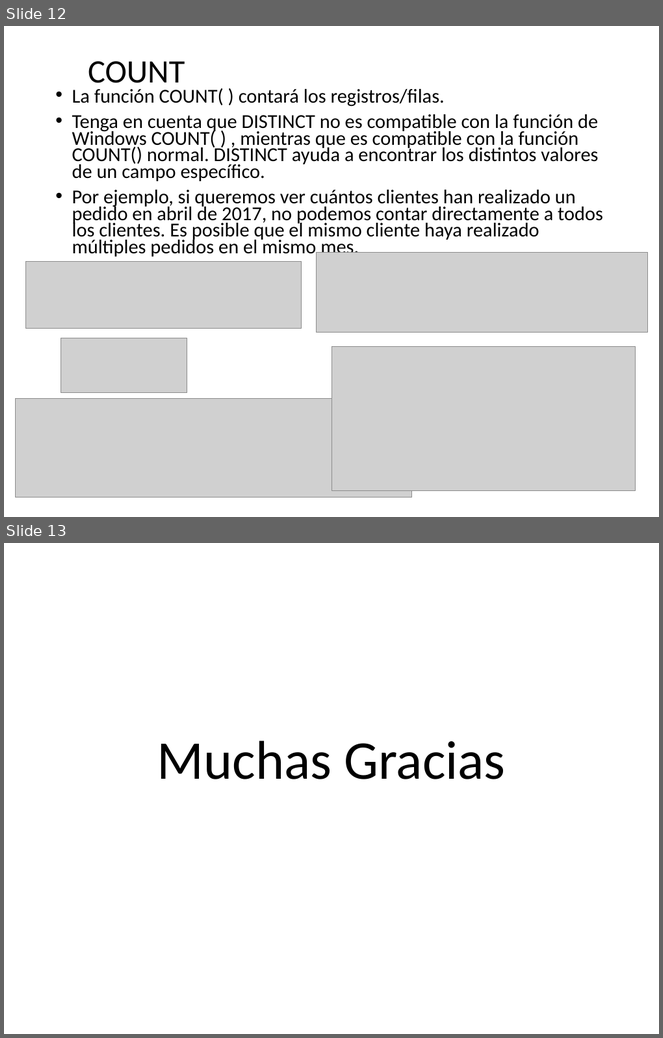
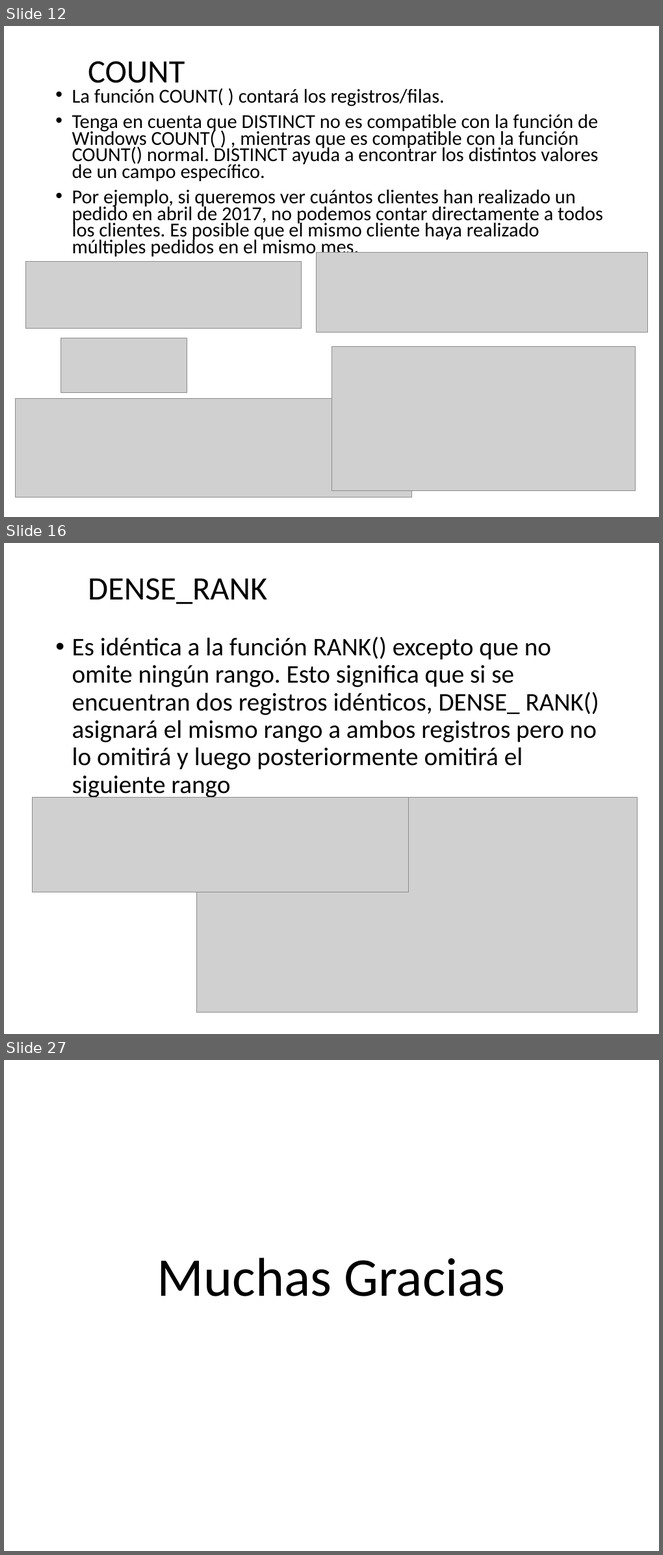
Before and after one commit to debsdaniel/expertodba2021, a slide deck: Presentaciones/Semana 8 - Windows Function.pptx. Shown one above the other, each under a label of ours: slides 12 and 13 before the commit, slides 12, 16 and 27 after it; the slides between them are not shown. The pictures are 663x1038 and 663x1555 pixels, drawn with LibreOffice and Linux fonts; fonts in the diff are those of the drawing; grey boxes stand for pictures; background and template pictures are left out. Boxes give left, top, right and bottom in pixels: in the first picture for what was removed or moved away, otherwise in the second. Text is boxed around its words. In the diff, an @@ line names an element or a change of style, - is before the commit and + after.

```diff
--- a/Presentaciones/Semana 8 - Windows Function.pptx
+++ b/Presentaciones/Semana 8 - Windows Function.pptx
@@ slide 16 added at bbox=[4, 543, 659, 1034], background picture (left out) @@
@@ title added at bbox=[88, 578, 267, 604], 36 pt, text #000000 @@
+DENSE_RANK
@@ text added at bbox=[72, 637, 599, 800], 28 pt, text #000000 @@
+• Es idéntica a la función RANK() excepto que no omite ningún rango. Esto significa que si se encuentran dos registros idénticos, DENSE_ RANK() asignará el mismo rango a ambos registros pero no lo omitirá y luego posteriormente omitirá el siguiente rango
@@ picture added at bbox=[32, 798, 409, 893] @@
@@ picture added at bbox=[196, 798, 638, 1013] @@
@@ what was slide 13 is now slide 27 @@
```
Also in this commit, not shown: 13 other slides added.
